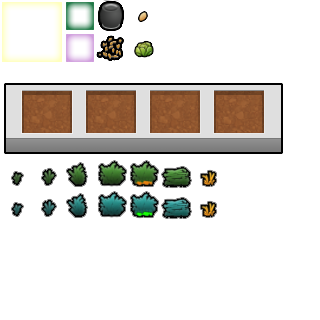
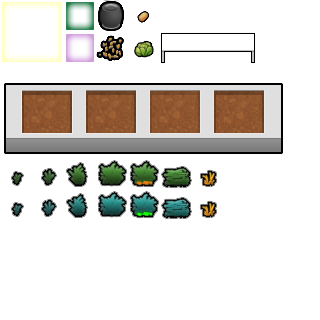
The second w=320, h=320 image is a revision of the first. Changes to its layers:
added group "Group 3" with 4 layers above "Group 2 copy" over (162, 50, 254, 62)
added layer "Layer 14 copy 2" in group "Group 3" over (162, 51, 254, 52)
added layer "Layer 14 copy" in group "Group 3" over (162, 51, 254, 62)
added layer "Layer 14 copy 3" in group "Group 3" over (162, 50, 254, 51)
added layer "Layer 14" in group "Group 3" over (162, 50, 254, 62)
painted on "Layer 11" over (142, 17, 146, 21)
painted on "Layer 10" (2nd of 2, in "Group 2") over (138, 12, 148, 22)
